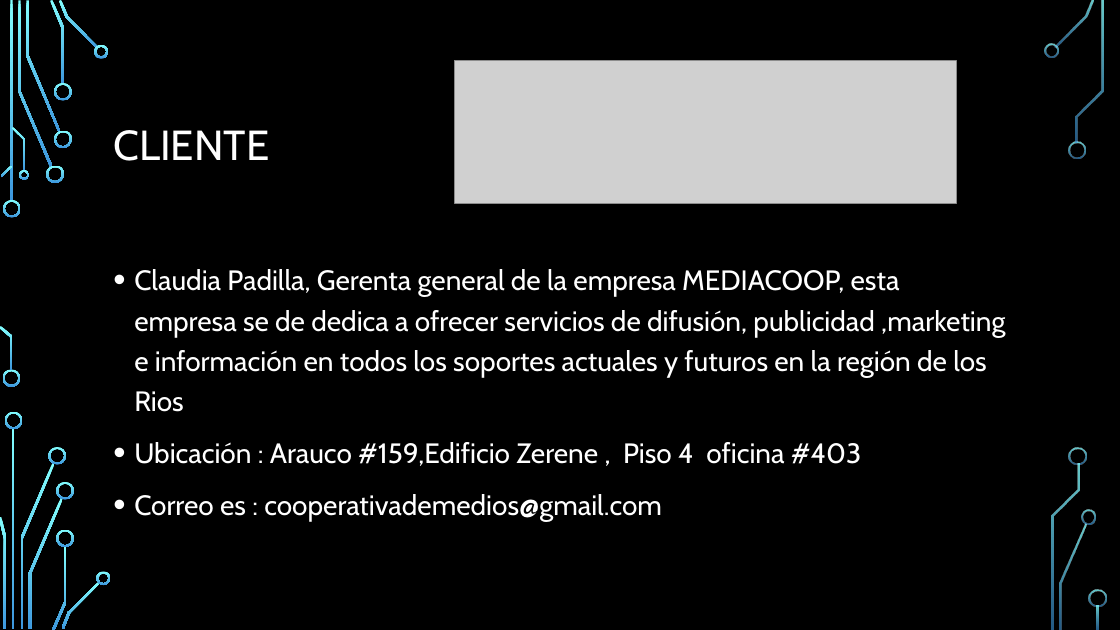
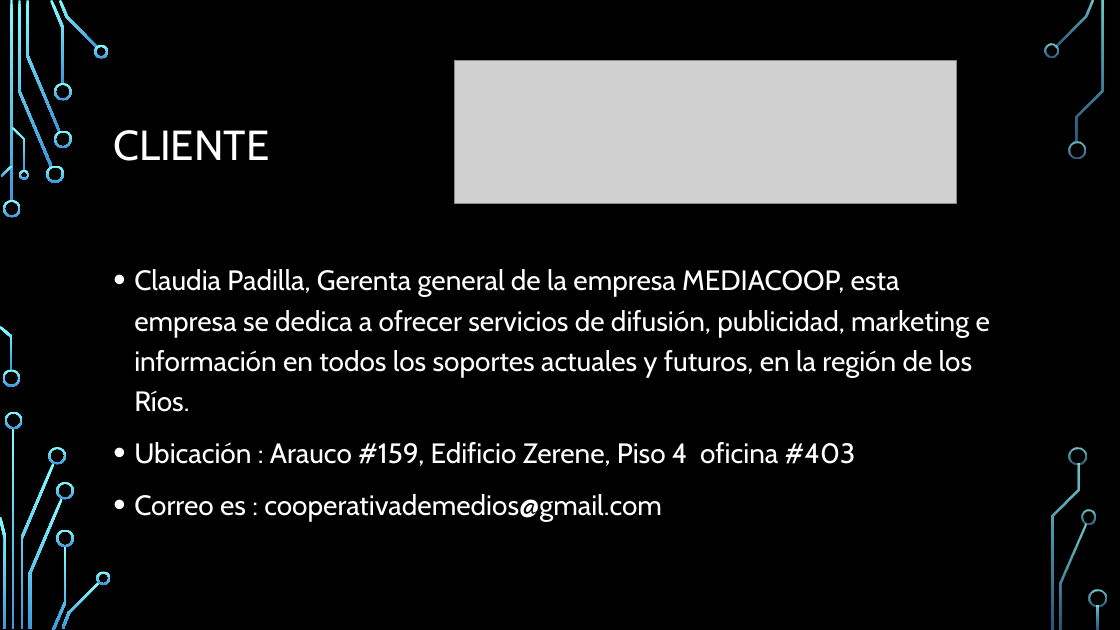
Before and after one commit to Adescafu/INFO264_Proyecto, a slide deck: slide 2 of presentacion.pptx. Drawn at 1120x630 pixels with LibreOffice and Linux fonts; fonts in the diff are those of the drawing; grey boxes stand for pictures; background and template pictures are left out. Boxes give left, top, right and bottom in pixels: in the first picture for what was removed or moved away, otherwise in the second. Text is boxed around its words. In the diff, an @@ line names an element or a change of style, - is before the commit and + after.

```diff
--- a/presentacion.pptx
+++ b/presentacion.pptx
@@ text at (x1=134, y1=269, x2=990, y2=466): text changed @@
-• Claudia Padilla, Gerenta general de la empresa MEDIACOOP, esta empresa se de dedica a ofrecer servicios de difusión, publicidad ,marketing e información en todos los soportes actuales y futuros en la región de los Rios
-• Ubicación : Arauco #159,Edificio Zerene , Piso 4 oficina #403
+• Claudia Padilla, Gerenta general de la empresa MEDIACOOP, esta empresa se dedica a ofrecer servicios de difusión, publicidad, marketing e información en todos los soportes actuales y futuros, en la región de los Ríos.
+• Ubicación : Arauco #159, Edificio Zerene, Piso 4 oficina #403
```
Also in this commit, not shown: 7 other slides changed, 3 slides added, 1 slide removed, 2 other files.
